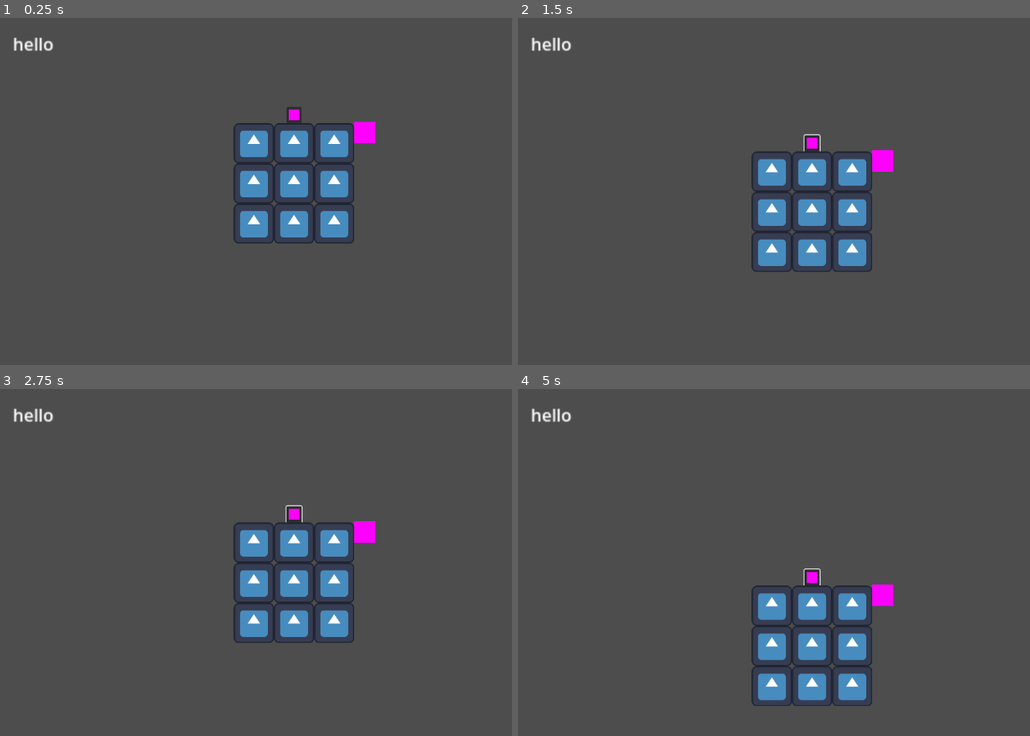
Above: before the commit, frames 1-4 (two rows, left to right).
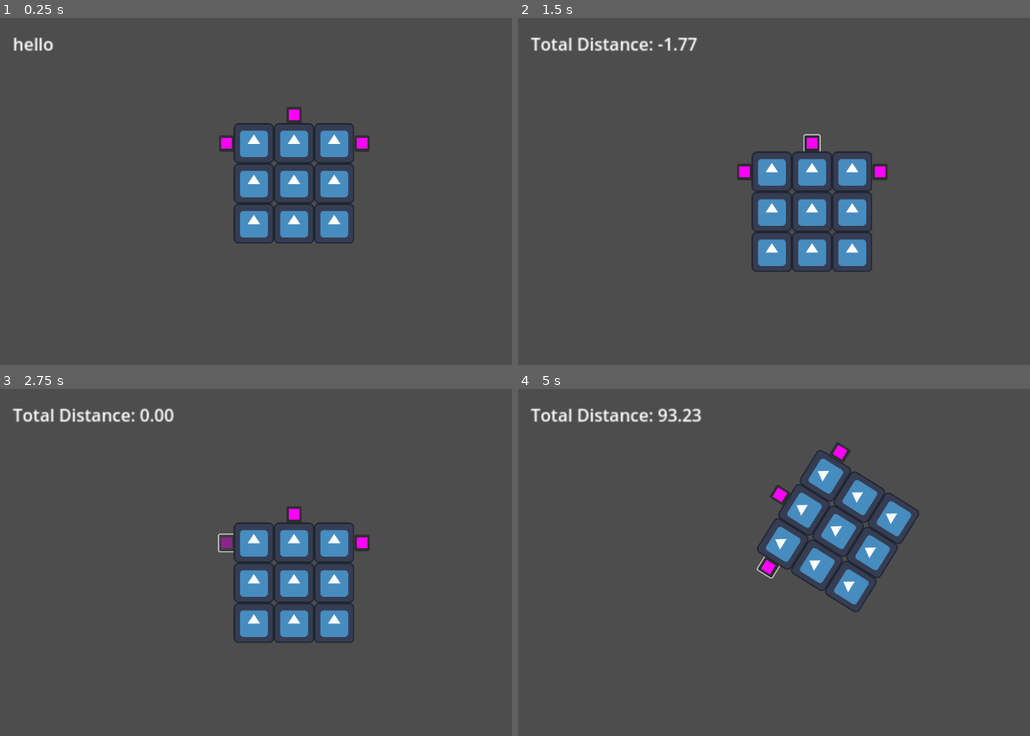
Above: after the commit, the same moments.

Repository: dcellucci/conqsim
Game: Godot game, scene res://debug.tscn
Same seed, same stepped clock (60 frames per second), same inputs: the game is played once before the commit and once after it. The engine's default icon, where the game draws it, is replaced by a stand-in: a white triangle on a blue panel in a dark square.
Inputs (mouse positions are in pixels of both pictures, inside the frame that each line leads up to):
- Up to frame 1 (0.25 s): no input
- Up to frame 2 (1.5 s): click (809, 115) at 0.5 s; click (881, 142) at 1.27 s
- Up to frame 3 (2.75 s): click (225, 541) at 2.02 s
- Up to frame 4 (5 s): tap Enter at 2.75, 3.05 s; move the mouse to (963, 545) at 2.77 s; hold D 2.78-3.5 s; hold Shift (SnapMovement, bound only after the commit) 2.78-3.5 s; click (963, 545) at 2.92 s; tap Space at 3.5 s; drag from (702, 579) to (794, 631) at 3.52 s; move the mouse to (886, 486) at 4.27 s; hold D from 4.28 s (still down); hold Q from 4.28 s (still down); click (886, 486) at 4.42 s; tap E at 4.55 s

The runs differ from the first frame. In frame 1, 0.4% of the frame differs, in the area x 42-74%, y 29-39%; in frame 2, 1.1%; in frame 3, 1.1%; in frame 4, 11%, in the area x 2-79%, y 5-92%.

Commit message:
working wheeling and snapping to nearest inch

Diff:
--- a/project.godot
+++ b/project.godot
@@ -15,6 +15,14 @@
 config/features=PackedStringArray("4.3", "GL Compatibility")
 config/icon="res://icon.svg"
 
+[input]
+
+SnapMovement={
+"deadzone": 0.5,
+"events": [Object(InputEventKey,"resource_local_to_scene":false,"resource_name":"","device":0,"window_id":0,"alt_pressed":false,"shift_pressed":false,"ctrl_pressed":false,"meta_pressed":false,"pressed":false,"keycode":0,"physical_keycode":4194325,"key_label":0,"unicode":0,"location":0,"echo":false,"script":null)
+]
+}
+
 [rendering]
 
 renderer/rendering_method="gl_compatibility"
--- a/regiment.gd
+++ b/regiment.gd
@@ -21,6 +21,9 @@
 var start_transform = transform
 var delta_factor = 0
 var move_start_position = position
+var pivot_location = position
+
+
 
 func _init() -> void:
 	pass#transform = transform.scaled_local(Vector2(stand_scale, stand_scale))
@@ -37,11 +40,15 @@
 			self.add_child(copyunit)
 	# Position the wheel left button
 	var wheel_left_button = $WheelLeftButton
-	wheel_left_button.position = Vector2(
-		(num_stands_wide/2+0.5)*stand_size_pixels+wheel_left_button.get_rect().size.x/2
+	$WheelLeftButton.position = Vector2(
+		(num_stands_wide/2+0.5)*stand_size_pixels#+wheel_left_button.get_rect().size.x/2
 	 , -(num_stands_tall/2)*stand_size_pixels-wheel_left_button.get_rect().size.y/2
 	 )
-	wheel_left_button.pivot_position = Vector2(-(num_stands_wide/2)*stand_size_pixels, -(num_stands_tall/2)*stand_size_pixels)
+	$WheelRightButton.position = Vector2(
+	   -(num_stands_wide/2+0.5)*stand_size_pixels-wheel_left_button.get_rect().size.x
+	 , -(num_stands_tall/2)*stand_size_pixels-wheel_left_button.get_rect().size.y/2
+	 )
+	#wheel_left_button.pivot_position = Vector2(-(num_stands_wide/2)*stand_size_pixels, -(num_stands_tall/2)*stand_size_pixels)
 
 	var wheel_left_pivot = $WheelLeftPivot
 	wheel_left_pivot.visible = false
@@ -74,71 +81,73 @@
 			start_transform = transform
 
 	if current_move_state == MoveState.FORWARD:
-		if Input.is_key_pressed(KEY_ENTER):
+		if Input.is_mouse_button_pressed(MOUSE_BUTTON_LEFT):
+			print("Done Moving.")
 			current_move_state = MoveState.IDLE
-			total_move += delta_factor
-			start_position = position
-			delta_factor = 0
-		print(get_local_mouse_position(), move_start_position)
-		var disp_vec = Vector2(0, get_local_mouse_position().y - move_start_position.y)
+			$MoveForwardButton.disabled = false
+		var mouse_vec = start_transform.basis_xform_inv(get_global_mouse_position())
+		#print(mouse_vec, get_local_mouse_position(), move_start_position)
+		var disp_vec = Vector2(0, mouse_vec.y - move_start_position.y)
+		if Input.is_action_pressed("SnapMovement"):
+			disp_vec = Vector2(0,  round_delta_factor_to_nearest_increment(disp_vec.y, 1.*pixels_per_inch))
+			print(disp_vec)
 		transform = start_transform.translated_local(disp_vec)
-		#update_total_move.emit((total_move+delta_factor)/pixels_per_inch)
+		update_total_move.emit((total_move-disp_vec.y)/pixels_per_inch)
 
 	if current_move_state == MoveState.WHEEL_LEFT:
-		var angular_velocity = 0
-		if Input.is_key_pressed(KEY_Q):
-			angular_velocity = -angular_speed
-		if Input.is_key_pressed(KEY_A):
-			angular_velocity = angular_speed
-		if Input.is_key_pressed(KEY_ENTER):
-			current_move_state = MoveState.IDLE
-			total_move += abs(delta_factor)*num_stands_wide*stand_size_inches*pixels_per_inch
-			start_transform = wheel(start_transform, delta_factor, 1)
-			delta_factor = 0
-		delta_factor += angular_velocity * delta
-		if delta_factor > 0:
-			delta_factor = 0
+		var mouse_vec= get_global_mouse_position()
+		#The delta factor in a wheel is the angle difference between the start vector
+		#and the current mouse position vector, relative to the pivot point (front corner)
+		delta_factor = (move_start_position-pivot_location).angle_to(mouse_vec-pivot_location)
+		#We can also snap to the nearest value
+		if Input.is_action_pressed("SnapMovement"):
+			#find the angle that corresponds to 1 inch
+			#maybe make the increment alterable in the future
+			var increment = 1./(num_stands_wide*stand_size_inches)
+			#round the delta factor value to the nearest increment
+			delta_factor = round_delta_factor_to_nearest_increment(delta_factor, increment)
 		transform = wheel(start_transform, delta_factor, 1)
 		update_total_move.emit(total_move/pixels_per_inch+abs(delta_factor)*num_stands_wide*stand_size_inches)
+		# A click when in a move mode ends the movement
+		if Input.is_mouse_button_pressed(MOUSE_BUTTON_LEFT):
+			print("Done Wheeling Left.")
+			# Reenable the button, so we can click it again later
+			$WheelLeftButton.disabled = false
+			# go back to the IDLE state to await movement requests
+			current_move_state = MoveState.IDLE
+			#update the total move value
+			total_move += abs(delta_factor)*num_stands_wide*stand_size_inches*pixels_per_inch
 
 	if current_move_state == MoveState.WHEEL_RIGHT:
-		var angular_velocity = 0
-		var delta_transform = transform
-		if Input.is_key_pressed(KEY_E):
-			angular_velocity = angular_speed
-		if Input.is_key_pressed(KEY_D):
-			angular_velocity = -angular_speed
-		if Input.is_key_pressed(KEY_ENTER):
-			current_move_state = MoveState.IDLE
-			total_move += abs(delta_factor)*num_stands_wide*stand_size_inches*pixels_per_inch
-			start_transform = wheel(start_transform, delta_factor, -1)
-			delta_factor = 0
-		delta_factor += angular_velocity * delta
-		if delta_factor < 0:
-			delta_factor = 0
+		var mouse_vec= get_global_mouse_position()#start_transform.basis_xform_inv(get_global_mouse_position())
+		delta_factor = (move_start_position-pivot_location).angle_to(mouse_vec-pivot_location)
+		#We can also snap to the nearest value
+		if Input.is_action_pressed("SnapMovement"):
+			#find the angle that corresponds to 1 inch
+			#maybe make the increment alterable in the future
+			var increment = 1./(num_stands_wide*stand_size_inches)
+			#round the delta factor value to the nearest increment
+			delta_factor = round_delta_factor_to_nearest_increment(delta_factor, increment)
 		transform = wheel(start_transform, delta_factor, -1)
 		update_total_move.emit(total_move/pixels_per_inch+abs(delta_factor)*num_stands_wide*stand_size_inches)
-
+		# A click when in a move mode ends the movement
+		if Input.is_mouse_button_pressed(MOUSE_BUTTON_LEFT):
+			print("Done Wheeling Right.")
+			# Reenable the button, so we can click it again later
+			$WheelRightButton.disabled = false
+			# go back to the IDLE state to await movement requests
+			current_move_state = MoveState.IDLE
+			#update the total move value
+			total_move += abs(delta_factor)*num_stands_wide*stand_size_inches*pixels_per_inch
 
 # We want a keypress to take us into a mode, where we can then increase/decrease the value
 # we then confirm, goes back to an IDLE where we then can choose a new mode
 # label that shows total distance travelled
 # also a set of vectors illustrating the movement??
 
-func _receive_set_wheeling(direction, status:bool):
-	$WheelLeftPivot.visible = status
-	$DebugStartAngleLine.visible = status
-	if status == true:
-		current_move_state = MoveState.WHEEL_LEFT
-		start_transform = transform
-		var start_position = get_local_mouse_position()
-		var pivot_to_start_vector = $WheelLeftPivot.position - start_position
-		$DebugStartAngleLine.rotation = Vector2(1,0).angle_to(pivot_to_start_vector)
-		$DebugStartAngleLine.position = ($WheelLeftPivot.position + start_position)/2
-		$DebugStartAngleLine.z_index = 5
-	if status == false:
-		current_move_state = MoveState.IDLE
-
+func round_delta_factor_to_nearest_increment(delta_factor: float, increment:float):
+	var fractional_value = delta_factor/increment
+	return round(fractional_value)*increment
 
 func wheel(starting_transform: Transform2D, amount:float, direction:int) -> Transform2D:
 	var reg_width = stand_size_inches*num_stands_wide*pixels_per_inch
@@ -157,6 +166,40 @@
 
 func _on_move_forward_button_pressed() -> void:
 	if current_move_state == MoveState.IDLE:
+		$MoveForwardButton.disabled = true
+		print("Moving")
 		current_move_state = MoveState.FORWARD
 		start_transform = transform
-		move_start_position = get_local_mouse_position()
+		move_start_position = start_transform.basis_xform_inv(get_global_mouse_position())
+
+
+func _on_wheel_left_button_pressed() -> void:
+	if current_move_state == MoveState.IDLE:
+		$WheelLeftButton.disabled = true
+		print("Wheeling Left")
+		current_move_state = MoveState.WHEEL_LEFT
+		start_transform = transform
+		move_start_position = get_global_mouse_position()#get_local_mouse_position()#start_transform.basis_xform_inv(get_global_mouse_position())
+		var reg_width = stand_size_inches*num_stands_wide*pixels_per_inch
+		var reg_height = stand_size_inches*num_stands_tall*pixels_per_inch
+		pivot_location = Vector2(
+			   -reg_width/2
+			 , -reg_height/2
+			 )
+		pivot_location = to_global(pivot_location)
+
+
+func _on_wheel_right_button_pressed() -> void:
+	if current_move_state == MoveState.IDLE:
+		$WheelRightButton.disabled = true
+		print("Wheeling Right")
+		current_move_state = MoveState.WHEEL_RIGHT
+		start_transform = transform
+		move_start_position = get_global_mouse_position()#get_local_mouse_position()#start_transform.basis_xform_inv(get_global_mouse_position())
+		var reg_width = stand_size_inches*num_stands_wide*pixels_per_inch
+		var reg_height = stand_size_inches*num_stands_tall*pixels_per_inch
+		pivot_location = Vector2(
+				reg_width/2
+			 , -reg_height/2
+			 )
+		pivot_location = to_global(pivot_location) # Replace with function body.
--- a/regiment.tscn
+++ b/regiment.tscn
@@ -25,7 +25,7 @@
 [node name="Unit" parent="." instance=ExtResource("2_krtoi")]
 visible = false
 
-[node name="WheelLeftButton" type="Sprite2D" parent="."]
+[node name="OldWheelLeftButton" type="Sprite2D" parent="."]
 texture = SubResource("PlaceholderTexture2D_des6n")
 script = ExtResource("3_w0knh")
 
@@ -41,6 +41,15 @@
 [node name="DebugStartAngleLine" type="Polygon2D" parent="."]
 polygon = PackedVector2Array(-10, -5, 10, -5, 10, 5, -10, 5)
 
+[node name="WheelLeftButton" type="Button" parent="."]
+offset_left = 100.0
+offset_right = 128.0
+offset_bottom = 31.0
+icon = SubResource("PlaceholderTexture2D_6ujr4")
+icon_alignment = 1
+expand_icon = true
+script = ExtResource("5_knjt4")
+
 [node name="MoveForwardButton" type="Button" parent="."]
 offset_left = 50.0
 offset_right = 78.0
@@ -50,6 +59,17 @@
 expand_icon = true
 script = ExtResource("5_knjt4")
 
-[connection signal="set_wheeling" from="WheelLeftButton" to="." method="_receive_set_wheeling"]
+[node name="WheelRightButton" type="Button" parent="."]
+offset_left = 200.0
+offset_right = 228.0
+offset_bottom = 31.0
+icon = SubResource("PlaceholderTexture2D_6ujr4")
+icon_alignment = 1
+expand_icon = true
+script = ExtResource("5_knjt4")
+
+[connection signal="set_wheeling" from="OldWheelLeftButton" to="." method="_receive_set_wheeling"]
 [connection signal="set_moving" from="OldMoveForwardButton" to="." method="_receive_set_moving"]
+[connection signal="pressed" from="WheelLeftButton" to="." method="_on_wheel_left_button_pressed"]
 [connection signal="pressed" from="MoveForwardButton" to="." method="_on_move_forward_button_pressed"]
+[connection signal="pressed" from="WheelRightButton" to="." method="_on_wheel_right_button_pressed"]
